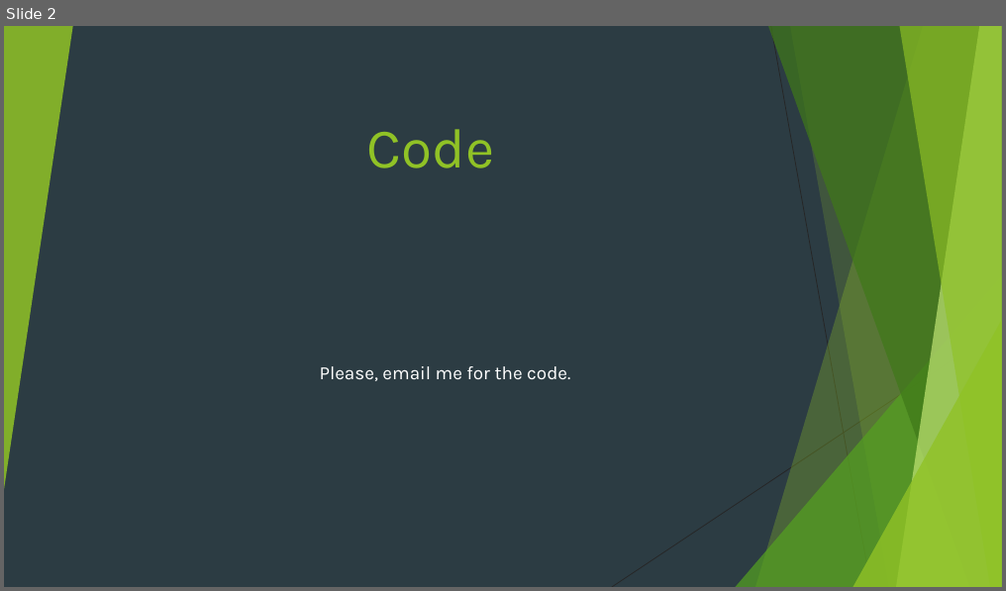
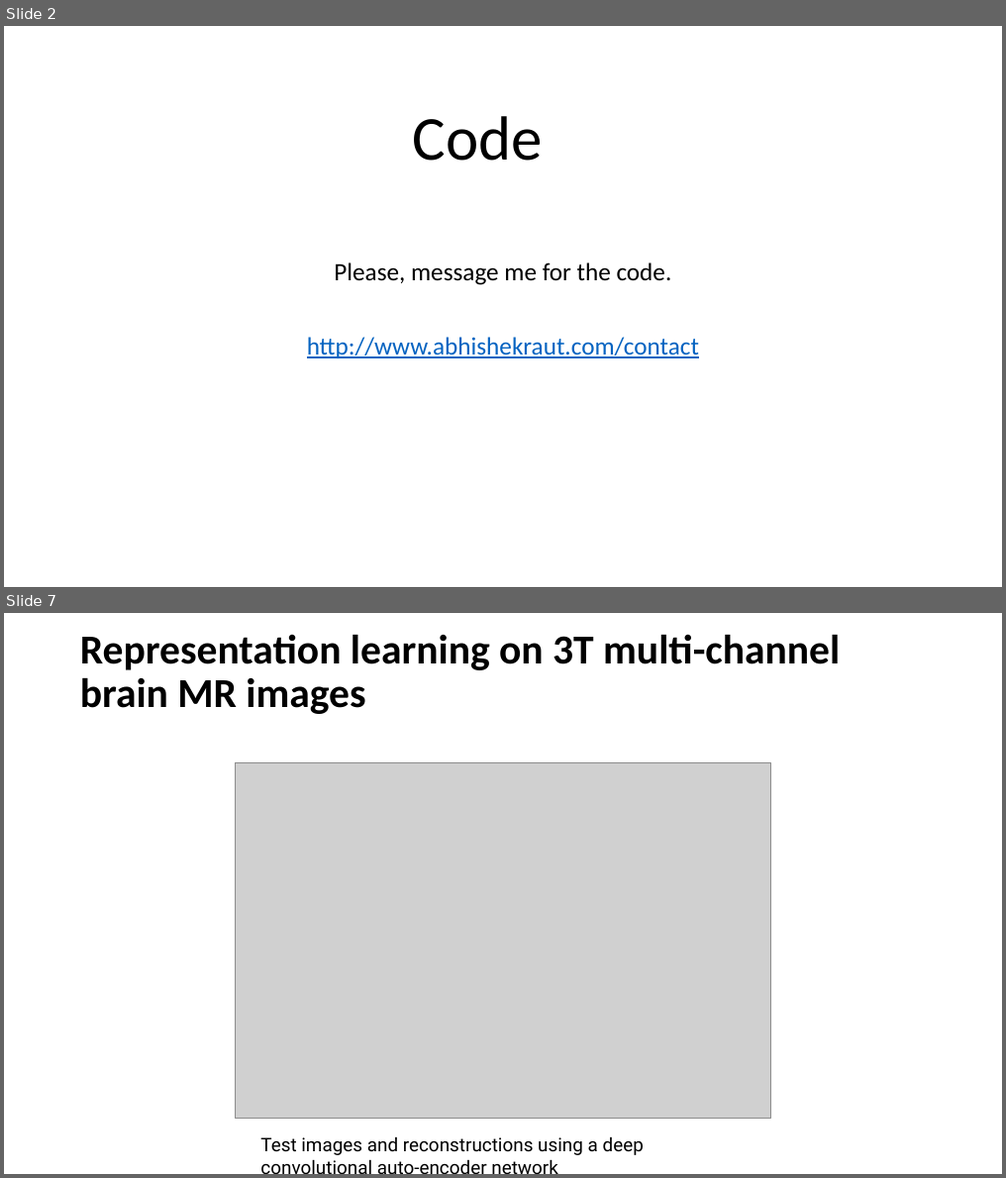
Before and after one commit to araut1/araut1.github.io, a slide deck: media/docs/registeration-framework-ppt.pptx. Shown one above the other, each under a label of ours: slide 2 before the commit, slides 2 and 7 after it; the slides between them are not shown. The pictures are 1006x591 and 1006x1178 pixels, drawn with LibreOffice and Linux fonts; fonts in the diff are those of the drawing; grey boxes stand for pictures. Boxes give left, top, right and bottom in pixels: in the first picture for what was removed or moved away, otherwise in the second. Text is boxed around its words. In the diff, an @@ line names an element or a change of style, - is before the commit and + after.

```diff
--- a/media/docs/registeration-framework-ppt.pptx
+++ b/media/docs/registeration-framework-ppt.pptx
@@ slide 7 added at box(4, 613, 1002, 1174), background #FFFFFF @@
@@ title added at box(80, 634, 840, 714), 39.6 pt, text #000000, bold @@
+Representation learning on 3T multi-channel brain MR images
@@ picture added at box(236, 762, 771, 1119) @@
@@ text added at box(260, 1138, 644, 1156), 18 pt, text #000000 @@
+Test images and reconstructions using a deep convolutional auto-encoder network
@@ slide 2 changed as well @@
@@ background #2C3C43 to #FFFFFF @@
@@ group removed at box(4, 26, 1002, 587): 5 freeform shapes, 3 triangles, 2 lines @@
@@ title "Code": place and size @@
-title "Code" at box(367, 129, 494, 169)
+title "Code" at box(413, 116, 543, 161)
@@ title "Code" at box(413, 116, 543, 161): size 54 to 60 pt, font Karla to Calibri, text colour #90C226 to #000000; line spacing 1 to 0.9 @@
@@ subtitle at box(307, 263, 699, 359): text changed; size 18 to 24 pt; font Karla to Calibri; text colour #FFFFFF to #0563C1 @@
-Please, email me for the code.
+Please, message me for the code.
+http://www.abhishekraut.com/contact
```
Also in this commit, not shown: 1 other slide changed, 7 other slides added, 1 slide removed, 8 other files.
